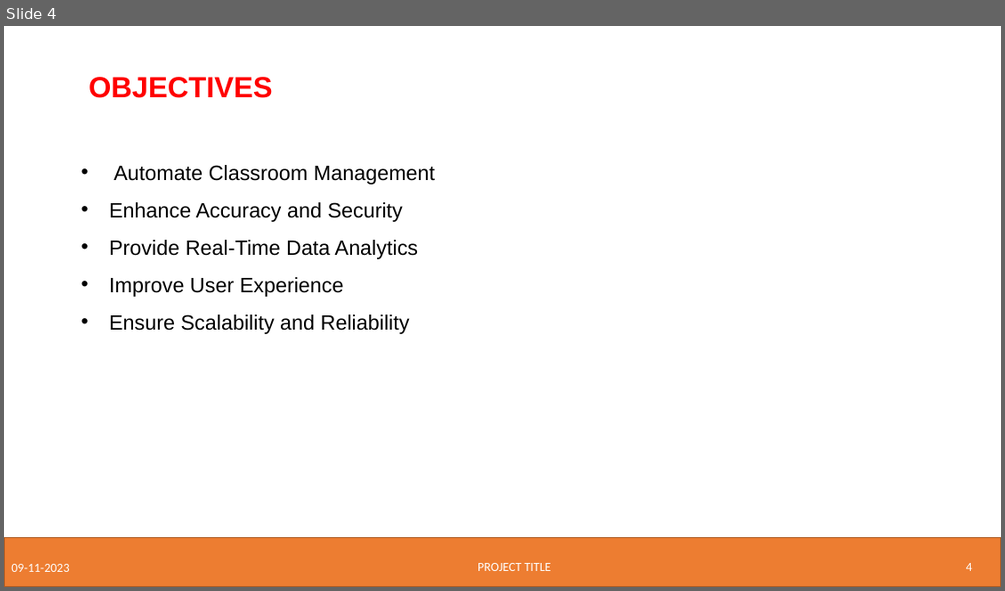
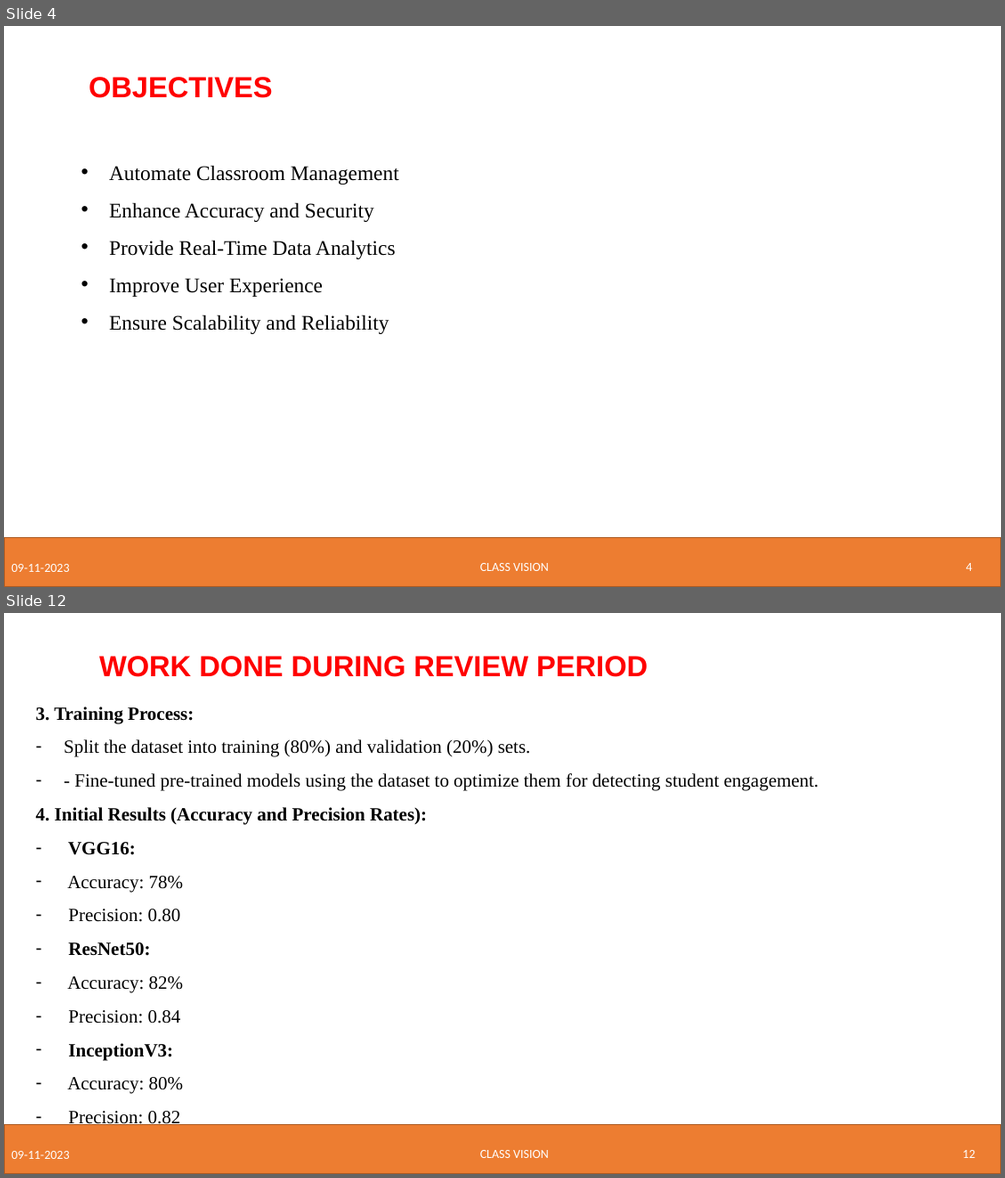
Before and after one commit to AdityaManojA/Class-Vision, a slide deck: Research Related/Phase 1 Project ppt.pptx. Shown one above the other, each under a label of ours: slide 4 before the commit, slides 4 and 12 after it; the slides between them are not shown. The pictures are 1005x591 and 1005x1178 pixels, drawn with LibreOffice and Linux fonts; fonts in the diff are those of the drawing; background and template pictures are left out. Boxes give left, top, right and bottom in pixels: in the first picture for what was removed or moved away, otherwise in the second. Text is boxed around its words. In the diff, an @@ line names an element or a change of style, - is before the commit and + after.

```diff
--- a/Research Related/Phase 1 Project ppt.pptx
+++ b/Research Related/Phase 1 Project ppt.pptx
@@ slide 12 added at (x1=4, y1=613, x2=1001, y2=1174), background #FFFFFF; not listed: 1 template element that a slide beside it also shows @@
@@ text added at (x1=99, y1=656, x2=647, y2=677), 28 pt, text #FF0000, bold @@
+WORK DONE DURING REVIEW PERIOD
@@ text added at (x1=36, y1=706, x2=819, y2=1127), 18 pt, text #000000 @@
+3. Training Process:
+– Split the dataset into training (80%) and validation (20%) sets.
+– - Fine-tuned pre-trained models using the dataset to optimize them for detecting student engagement.
+4. Initial Results (Accuracy and Precision Rates):
+– VGG16:
+– Accuracy: 78%
+– Precision: 0.80
+– ResNet50:
+– Accuracy: 82%
+– Precision: 0.84
+– InceptionV3:
+– Accuracy: 80%
+– Precision: 0.82
@@ text added at (x1=11, y1=1151, x2=69, y2=1159), 12 pt, text #FFFFFF @@
+09-11-2023
@@ text added at (x1=480, y1=1150, x2=549, y2=1158), 12 pt, text #FFFFFF @@
+CLASS VISION
@@ page number added at (x1=963, y1=1150, x2=975, y2=1158), 12 pt, text #FFFFFF @@
+12
@@ slide 4 changed as well @@
@@ text "Automate Classroom Management" at (x1=109, y1=165, x2=399, y2=334): font Arial to Times New Roman @@
@@ text at (x1=480, y1=563, x2=549, y2=571): text changed @@
-PROJECT TITLE
+CLASS VISION
```
Also in this commit, not shown: 16 other slides changed, 2 other slides added, 2 slides removed.
